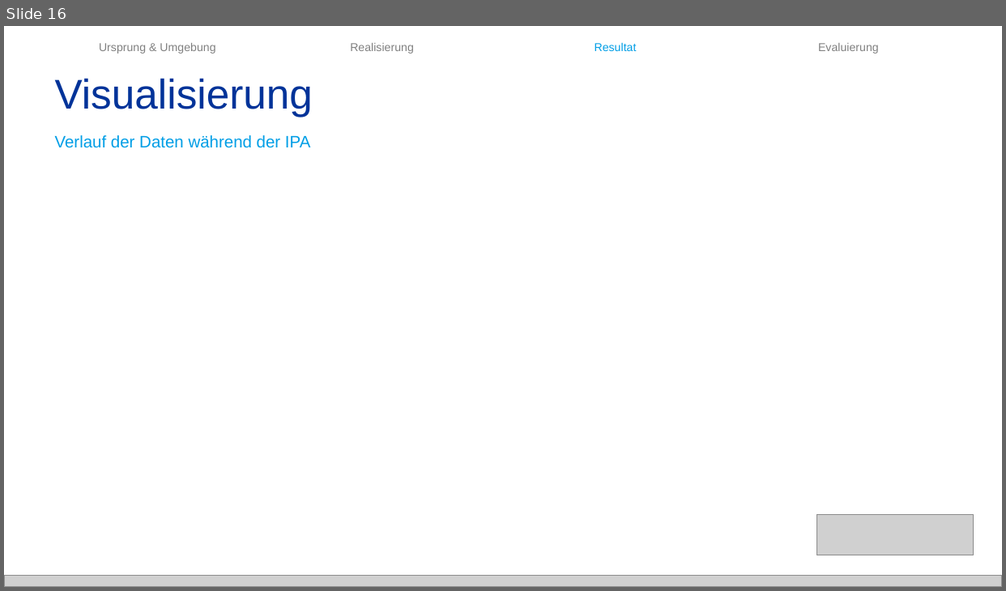
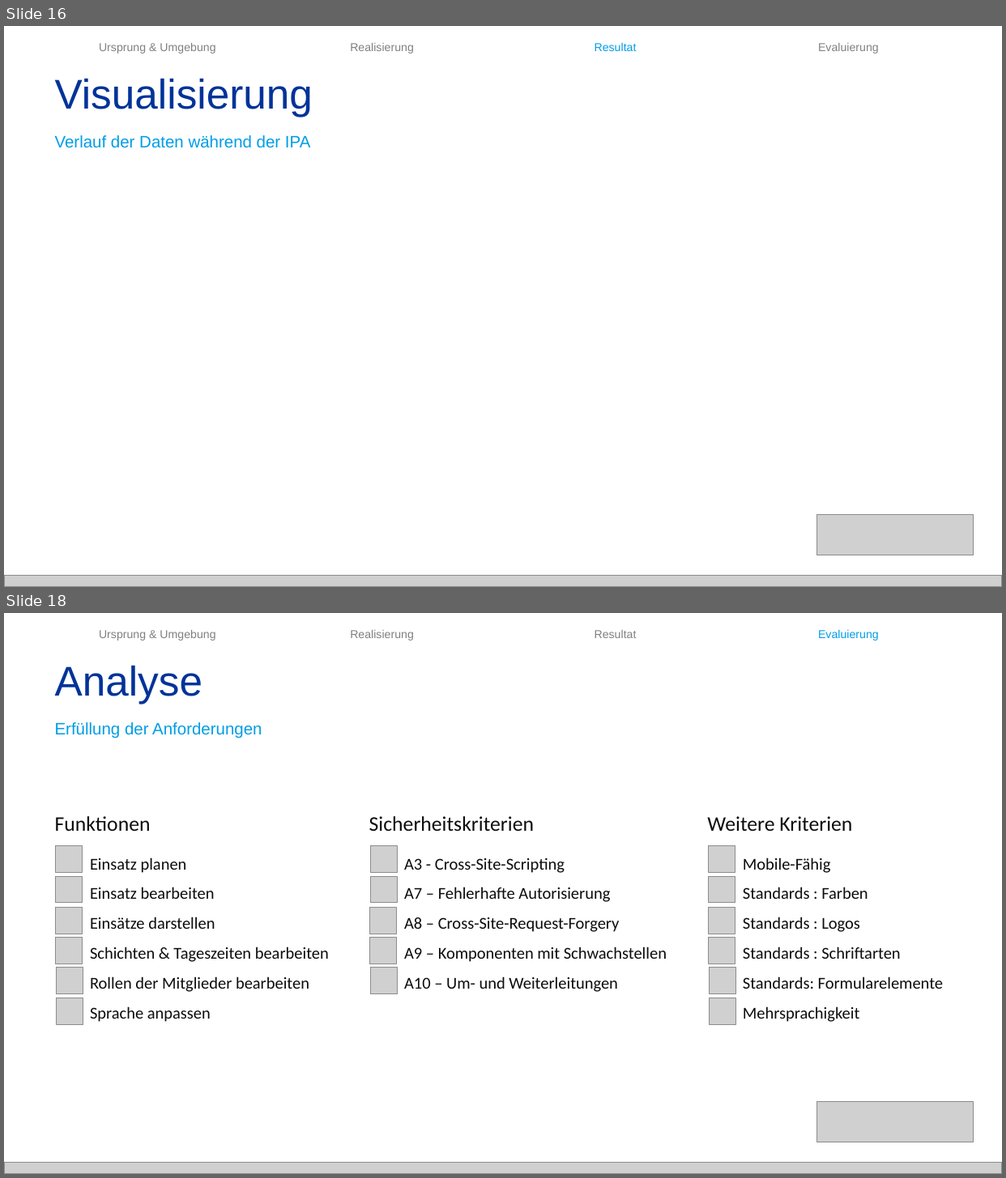
Before and after one commit to baloise/pelan, a slide deck: docs/IPA/Präsentation/Präsentation.pptx. Shown one above the other, each under a label of ours: slide 16 before the commit, slides 16 and 18 after it; the slides between them are not shown. The pictures are 1006x591 and 1006x1178 pixels, drawn with LibreOffice and Linux fonts; fonts in the diff are those of the drawing; grey boxes stand for pictures. Boxes give left, top, right and bottom in pixels: in the first picture for what was removed or moved away, otherwise in the second. Text is boxed around its words. In the diff, an @@ line names an element or a change of style, - is before the commit and + after.

```diff
--- a/docs/IPA/Präsentation/Präsentation.pptx
+++ b/docs/IPA/Präsentation/Präsentation.pptx
@@ slide 18 added at (4, 613, 1002, 1174), background #FFFFFF @@
@@ text added at (99, 630, 215, 641), 11 pt, text #808080 @@
+Ursprung & Umgebung
@@ text added at (350, 630, 414, 641), 11 pt, text #808080 @@
+Realisierung
@@ text added at (594, 630, 637, 638), 11 pt, text #808080 @@
+Resultat
@@ text added at (818, 629, 879, 641), 11 pt, text #009EE6 @@
+Evaluierung
@@ text added at (55, 665, 203, 704), 40 pt, text #003399 @@
+Analyse
@@ text added at (55, 722, 262, 739), 16 pt, text #009EE6 @@
+Erfüllung der Anforderungen
@@ text added at (55, 816, 151, 831), 20 pt, text #0D0D0D @@
+Funktionen
@@ text added at (369, 816, 534, 831), 20 pt, text #0D0D0D @@
+Sicherheitskriterien
@@ text added at (707, 816, 852, 831), 20 pt, text #0D0D0D @@
+Weitere Kriterien
@@ picture added at (56, 845, 83, 873) @@
@@ picture added at (370, 845, 397, 873) @@
@@ picture added at (709, 845, 735, 873) @@
@@ picture added at (56, 876, 83, 904) @@
@@ text added at (90, 858, 329, 1022), 16 pt, text #0D0D0D @@
+Einsatz planen
+Einsatz bearbeiten
+Einsätze darstellen
+Schichten & Tageszeiten bearbeiten
+Rollen der Mitglieder bearbeiten
+Sprache anpassen
@@ picture added at (370, 876, 397, 904) @@
@@ text added at (404, 858, 667, 992), 16 pt, text #0D0D0D @@
+A3 - Cross-Site-Scripting
+A7 – Fehlerhafte Autorisierung
+A8 – Cross-Site-Request-Forgery
+A9 – Komponenten mit Schwachstellen
+A10 – Um- und Weiterleitungen
@@ picture added at (709, 876, 735, 904) @@
@@ text added at (743, 858, 943, 1022), 16 pt, text #0D0D0D @@
+Mobile-Fähig
+Standards : Farben
+Standards : Logos
+Standards : Schriftarten
+Standards: Formularelemente
+Mehrsprachigkeit
@@ picture added at (56, 907, 83, 934) @@
@@ picture added at (370, 907, 397, 934) @@
@@ picture added at (709, 907, 735, 934) @@
@@ picture added at (56, 937, 83, 964) @@
@@ picture added at (370, 937, 397, 964) @@
@@ picture added at (709, 937, 735, 964) @@
@@ picture added at (57, 968, 83, 995) @@
@@ picture added at (371, 968, 398, 995) @@
@@ picture added at (710, 968, 736, 995) @@
@@ picture added at (57, 998, 83, 1024) @@
@@ picture added at (710, 998, 736, 1024) @@
@@ picture added at (817, 1102, 974, 1143) @@
@@ picture added at (4, 1162, 1002, 1174) @@
```
Also in this commit, not shown: 1 slide changed, 2 other slides added, 13 other files.
